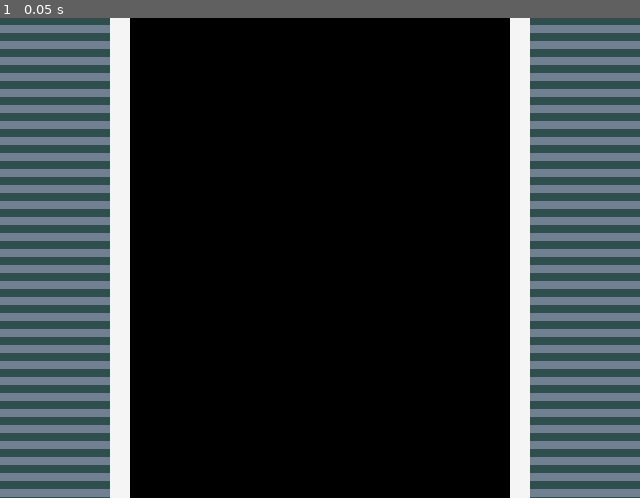
Above: before the commit, frame 1.
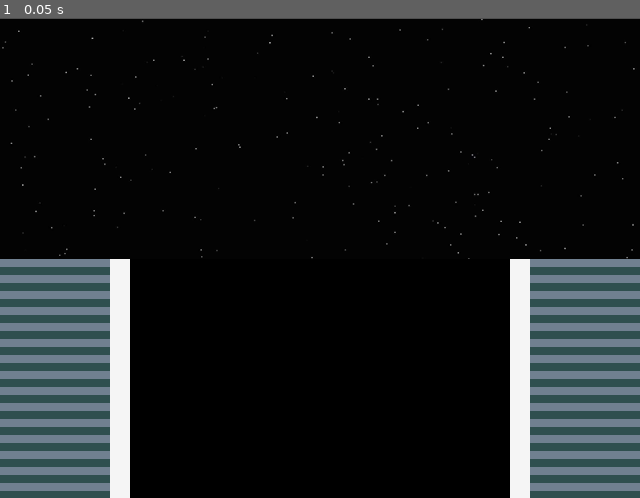
Above: after the commit, the same moment.

Repository: Jahavsuna/gamejam25
Game: Godot game, scene res://scenes/level_1.tscn
The game is run twice, just before and just after one commit, with the same random seed, the same clock (stepped at 60 frames per second) and the same inputs.
Inputs:
- Up to frame 1 (0.05 s): no input

The runs differ from the first frame. In frame 1, 34% of the frame differs, in the area x 0-100%, y 0-100%.

Commit message:
Now only showing lines up to the horizon

Diff:
--- a/line.gd
+++ b/line.gd
@@ -16,7 +16,7 @@
 @export var line_width: int = GameGlobals.LINE_WIDTH
 
 func _ready() -> void:
-	pass
+	queue_redraw()
 
 func _draw() -> void:
 	var ttl_len = 2 * outer_width + 2 * edge_width + road_width
--- a/scenes/level_1.tscn
+++ b/scenes/level_1.tscn
@@ -6,8 +6,8 @@
 [node name="Level1" type="Node2D"]
 
 [node name="background" type="Sprite2D" parent="."]
-position = Vector2(320, 97.1)
-scale = Vector2(1, 0.4795)
+position = Vector2(320, 159.1)
+scale = Vector2(1, 0.7895)
 texture = ExtResource("3_rus8k")
 
 [node name="Camera2D" type="Camera2D" parent="."]
--- a/scripts/game_globals.gd
+++ b/scripts/game_globals.gd
@@ -1,7 +1,7 @@
 # This script is an Autoload
 extends Node2D
 
-const LINES_PER_SCREEN: int = 40
+const LINES_PER_SCREEN: int = 120
 const LINE_WIDTH: int = 2
 const LINE_COLOR_SWICTH: int = 8
 
@@ -10,7 +10,6 @@
 var screen_width: int = 0
 var screen_height: int = 0
 var horizon_y: float = 0 # Half screen
-var lines_per_screen: int = -1
 
 func _ready() -> void:
 	print("GameGlobals is ready")
@@ -18,7 +17,7 @@
 func update_screen_size() -> void:
 	screen_width = get_viewport_rect().size.x
 	screen_height = get_viewport_rect().size.y
-	horizon_y = -1 * LINES_PER_SCREEN * LINE_WIDTH
+	horizon_y = LINES_PER_SCREEN * LINE_WIDTH
 
 func register_player(player: Node2D) -> void:
 	if player_node != null:
--- a/scripts/track_section_manager.gd
+++ b/scripts/track_section_manager.gd
@@ -11,9 +11,9 @@
 	GameGlobals.register_track(self)
 	if GameGlobals.screen_height == 0:
 		GameGlobals.update_screen_size()
-	screen_y_base = -1 * GameGlobals.screen_height
+	screen_y_base = GameGlobals.screen_height
 	_load_track_data()
-	_generate_track_from_data()
+	_generate_track()
 
 func _load_track_data() -> void:
 	var file = FileAccess.open(TRACK_DATA_FILE, FileAccess.READ)
@@ -36,19 +36,24 @@
 		line.outer_color = Color.SLATE_GRAY
 	return line
 
-func _generate_track_from_data() -> void:
+func _generate_track() -> void:
 	print("Generating track from data")
-	for current_section in track_data:
-		var line_accumulator = 0
-		for iline in range(int(current_section.length)):
-			var current_line = LineScene.instantiate()
-			current_line = _configure_line_colors(current_line, line_accumulator)
-			line_accumulator += current_line.line_width
-			current_line.position.x = 0
-			current_line.position.y = current_line.line_width * iline + screen_y_base
-			track_lines.append(current_line)
-			add_child(current_line) # TODO: this should be moved to where we actually want to plot.
+	var line_accumulator = 0
+	for iline in range(GameGlobals.LINES_PER_SCREEN):
+		var current_line = LineScene.instantiate()
+		current_line.position.x = 0
+		current_line.position.y = -line_accumulator + screen_y_base
+		current_line = _configure_line_colors(current_line, line_accumulator)
+		line_accumulator += current_line.line_width
+		track_lines.append(current_line)
+		add_child(current_line)
+		current_line.queue_redraw()
 
-
-func _process(delta: float) -> void:
+func _process(_delta: float) -> void:
 	pass
+	#var start_coordinate = GameGlobals.get_player_track_coordinate()
+	#var end_coordinate = start_coordinate + GameGlobals.LINES_PER_SCREEN
+	#var lines_to_plot = track_lines.slice(start_coordinate, end_coordinate)
+	# Called every frame
+	# draw the allowed number of lines
+	# trigonometry for line size
